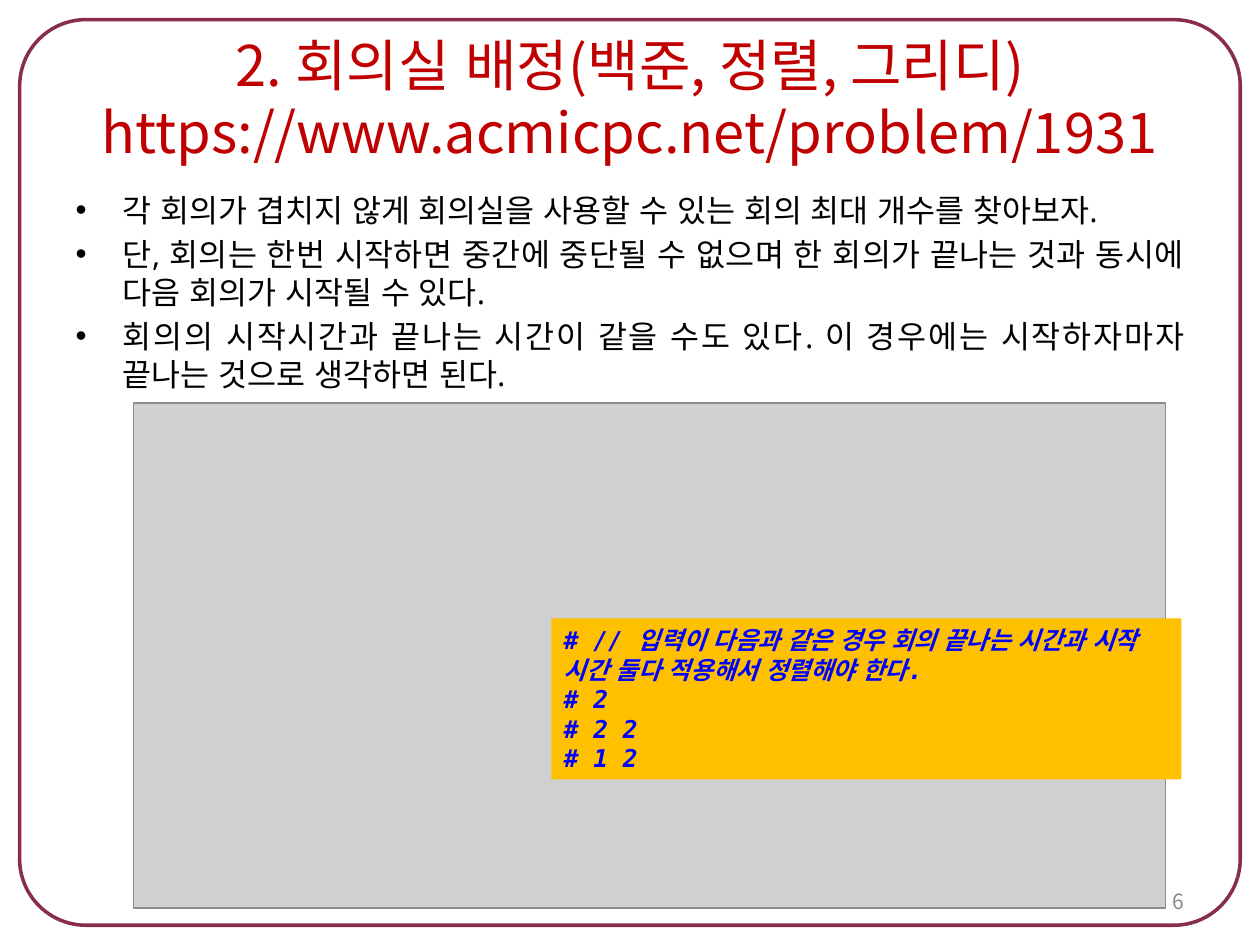
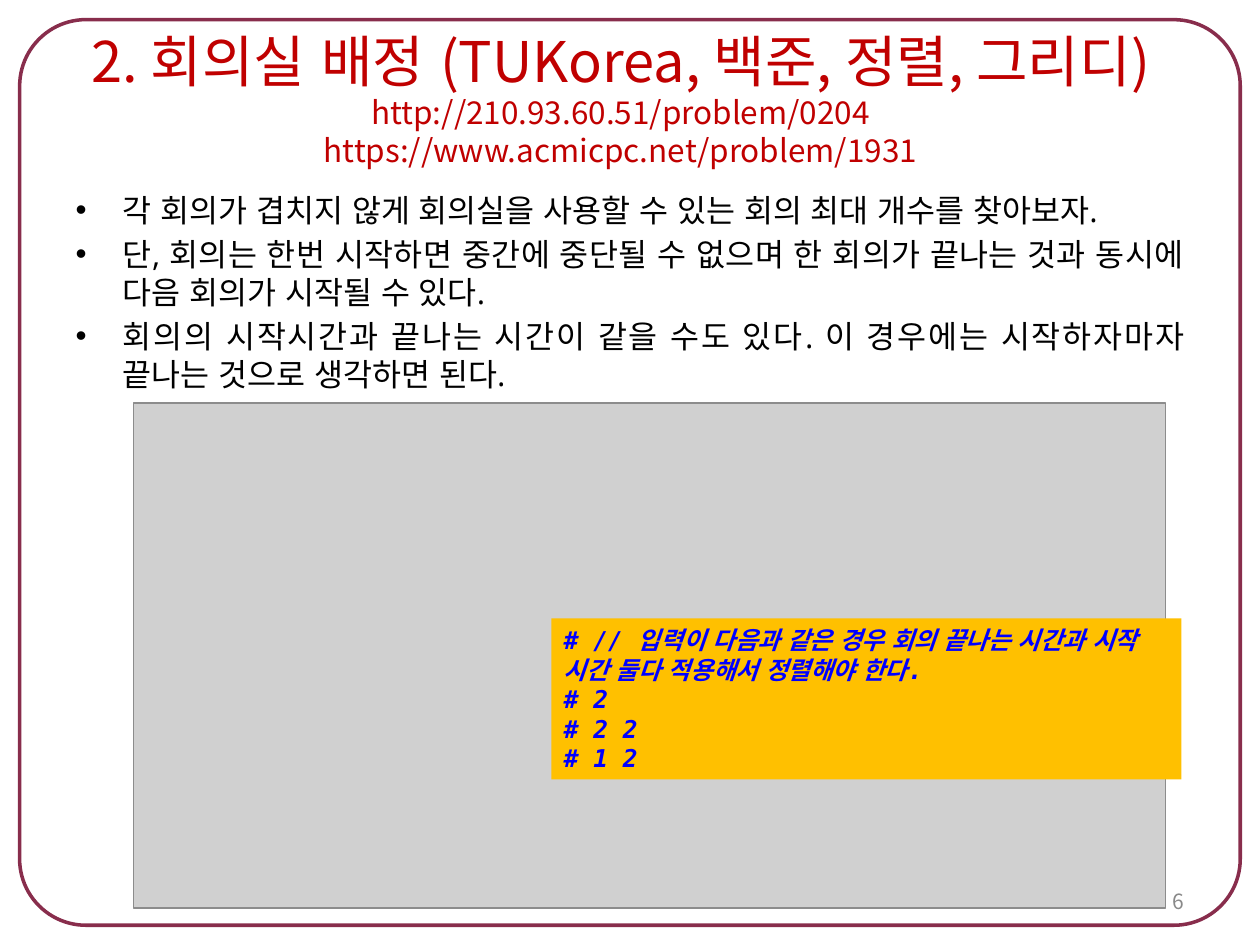
Before and after one commit to chaeeun-dev/CodingTest, a slide deck: slide 6 of 문제해결프로그래밍_숙제/숙제4. 정렬 알고리즘.pptx. Drawn at 1260x945 pixels with LibreOffice and Linux fonts; fonts in the diff are those of the drawing; grey boxes stand for pictures. Boxes give left, top, right and bottom in pixels: in the first picture for what was removed or moved away, otherwise in the second. Text is boxed around its words. In the diff, an @@ line names an element or a change of style, - is before the commit and + after.

```diff
--- a/문제해결프로그래밍_숙제/숙제4. 정렬 알고리즘.pptx
+++ b/문제해결프로그래밍_숙제/숙제4. 정렬 알고리즘.pptx
@@ title at bbox=[91, 35, 1150, 170]: text changed; size 32 to 18 pt @@
-2. 회의실 배정(백준, 정렬, 그리디)
-https://www.acmicpc.net/problem/1931
+2. 회의실 배정 (TUKorea, 백준, 정렬, 그리디)
+http://210.93.60.51/problem/0204
+https://www.acmicpc.net/problem/1931
```
Also in this commit, not shown: 3 other slides changed, 5 other files.
